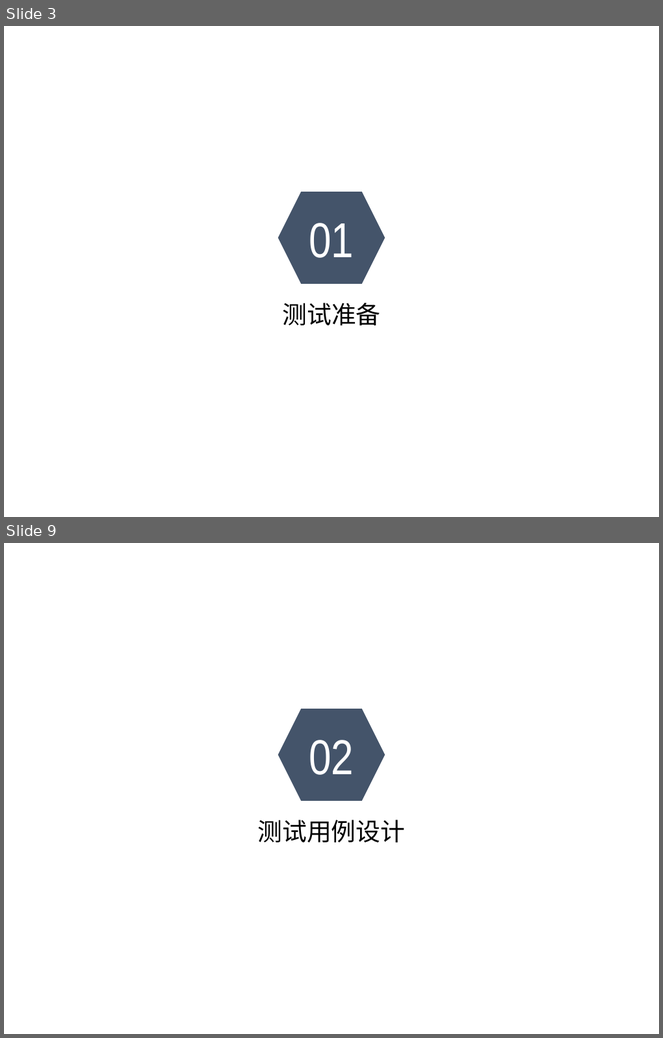
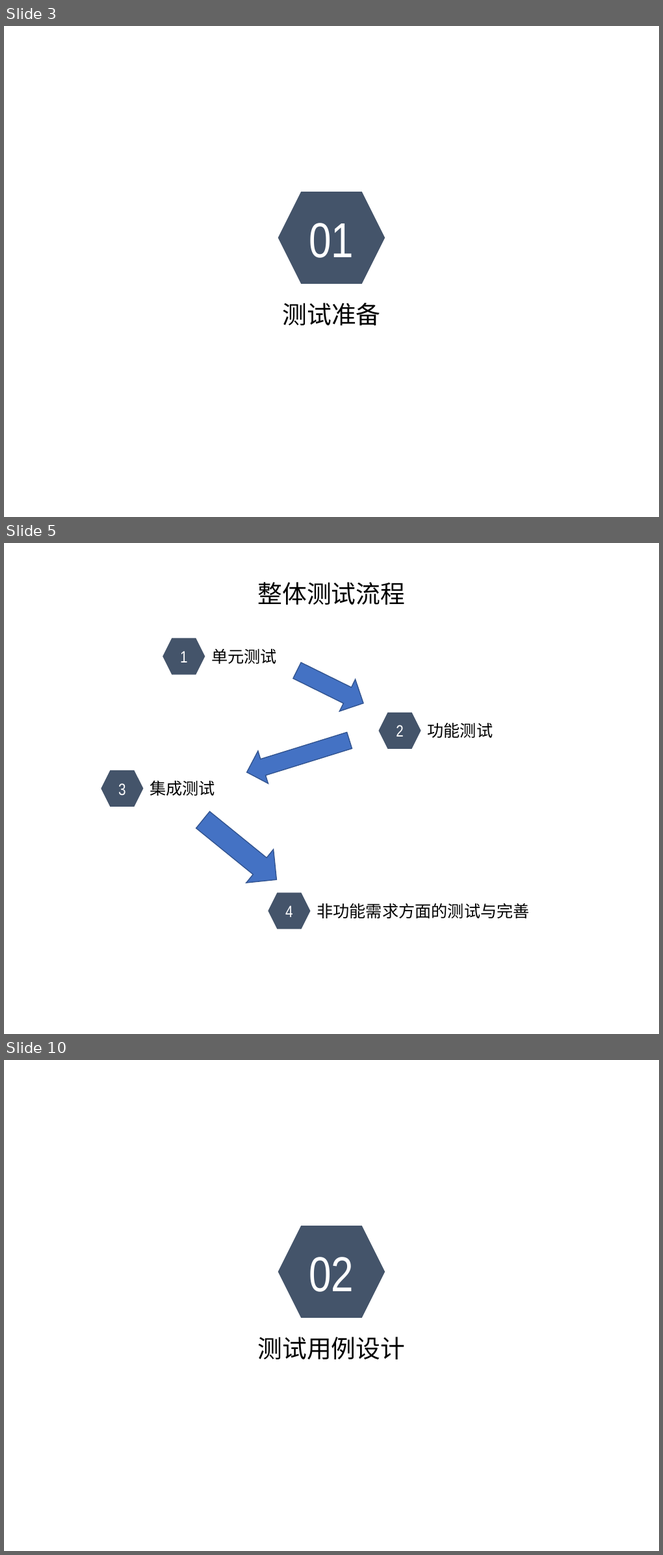
Before and after one commit to sebuaa2019/Team201, a slide deck: 测试报告.pptx. Shown one above the other, each under a label of ours: slides 3 and 9 before the commit, slides 3, 5 and 10 after it; the slides between them are not shown. The pictures are 663x1038 and 663x1555 pixels, drawn with LibreOffice and Linux fonts; fonts in the diff are those of the drawing; background and template pictures are left out. Boxes give left, top, right and bottom in pixels: in the first picture for what was removed or moved away, otherwise in the second. Text is boxed around its words. In the diff, an @@ line names an element or a change of style, - is before the commit and + after.

```diff
--- a/测试报告.pptx
+++ b/测试报告.pptx
@@ slide 5 added at (x1=4, y1=543, x2=659, y2=1034), background picture (left out) @@
@@ text added at (x1=258, y1=582, x2=406, y2=605), 27 pt, text #000000 @@
+整体测试流程
@@ hexagon added at (x1=163, y1=638, x2=205, y2=675), fill #44546A, 18 pt, text #FFFFFF @@
+1
@@ text added at (x1=211, y1=649, x2=277, y2=664), 18 pt, text #000000 @@
+单元测试
@@ down arrow added at (x1=289, y1=655, x2=371, y2=719), fill #4472C4, outline #325491 1 pt @@
@@ hexagon added at (x1=379, y1=713, x2=421, y2=750), fill #44546A, 18 pt, text #FFFFFF @@
+2
@@ down arrow added at (x1=242, y1=724, x2=354, y2=789), fill #4472C4, outline #325491 1 pt @@
@@ text added at (x1=427, y1=723, x2=493, y2=738), 18 pt, text #000000 @@
+功能测试
@@ hexagon added at (x1=101, y1=771, x2=144, y2=807), fill #44546A, 18 pt, text #FFFFFF @@
+3
@@ text added at (x1=150, y1=781, x2=215, y2=796), 18 pt, text #000000 @@
+集成测试
@@ down arrow added at (x1=189, y1=803, x2=291, y2=897), fill #4472C4, outline #325491 1 pt @@
@@ hexagon added at (x1=268, y1=893, x2=311, y2=930), fill #44546A, 18 pt, text #FFFFFF @@
+4
@@ text added at (x1=317, y1=903, x2=530, y2=919), 18 pt, text #000000 @@
+非功能需求方面的测试与完善
@@ what was slide 9 is now slide 10 @@
```
Also in this commit, not shown: 13 other slides added, 5 slides removed.
